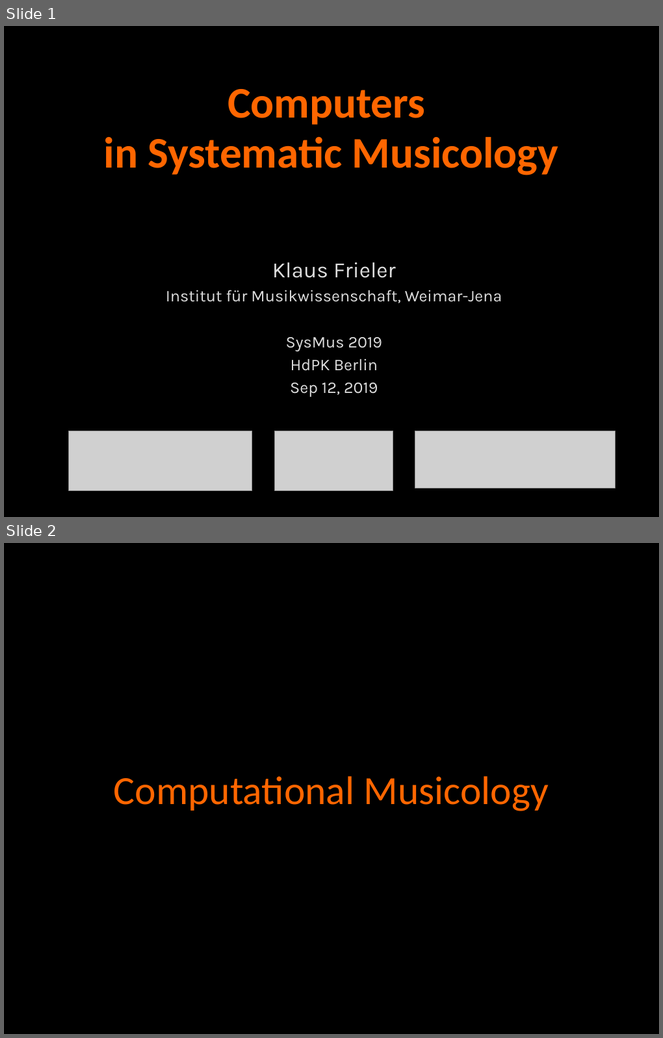
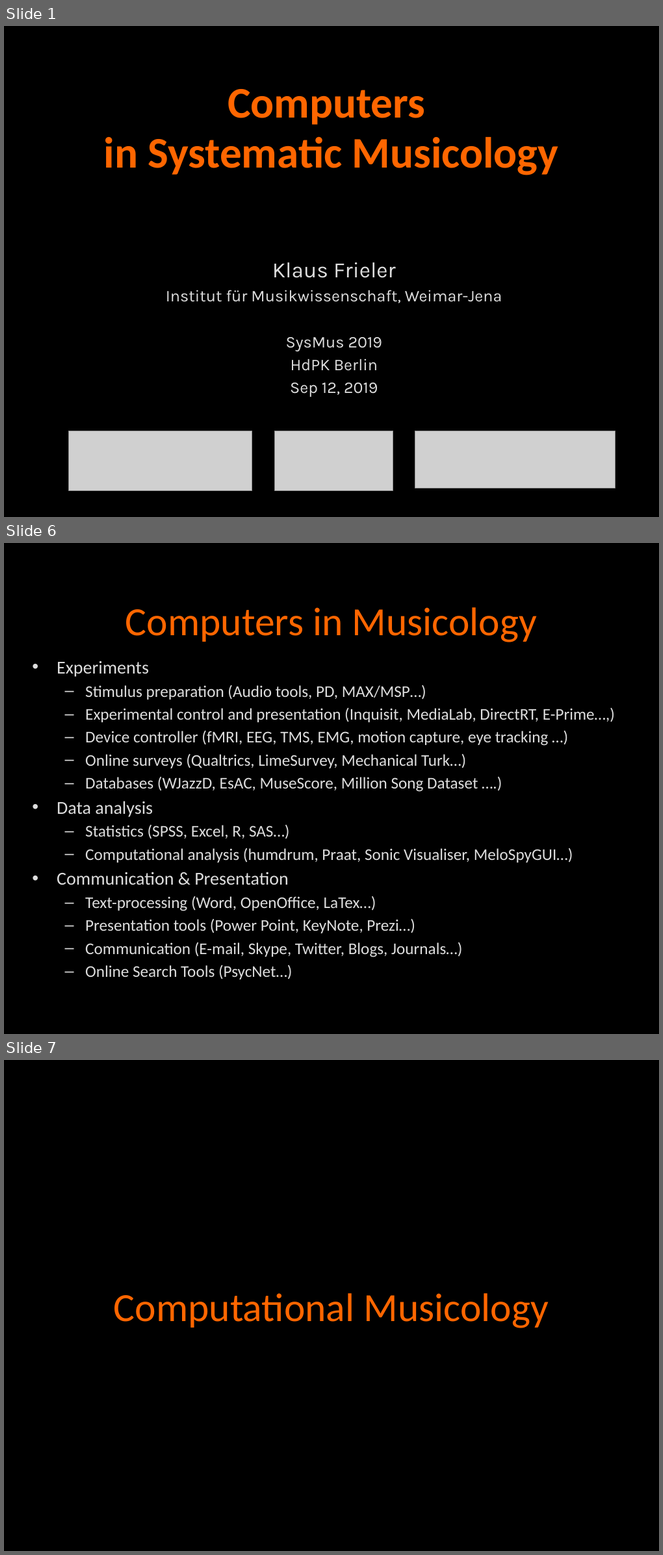
Before and after one commit to klausfrieler/digthatlick_lecture, a slide deck: frieler_ComSysMus_workshop.pptx. Shown one above the other, each under a label of ours: slides 1 and 2 before the commit, slides 1, 6 and 7 after it; the slides between them are not shown. The pictures are 663x1038 and 663x1555 pixels, drawn with LibreOffice and Linux fonts; fonts in the diff are those of the drawing; grey boxes stand for pictures. Boxes give left, top, right and bottom in pixels: in the first picture for what was removed or moved away, otherwise in the second. Text is boxed around its words. In the diff, an @@ line names an element or a change of style, - is before the commit and + after.

```diff
--- a/frieler_ComSysMus_workshop.pptx
+++ b/frieler_ComSysMus_workshop.pptx
@@ slide 6 added at (x1=4, y1=543, x2=659, y2=1034), background #000000; not listed: 2 template elements that a slide beside it also shows @@
@@ title added at (x1=53, y1=581, x2=610, y2=657), outline #000000 0.75 pt, 44 pt, text #FF6600 @@
+Computers in Musicology
@@ text added at (x1=25, y1=652, x2=635, y2=1006), outline #000000 0.75 pt, 18 pt, text #DDDDDD @@
+• Experiments
+  – Stimulus preparation (Audio tools, PD, MAX/MSP…)
+  – Experimental control and presentation (Inquisit, MediaLab, DirectRT, E-Prime…,)
+  – Device controller (fMRI, EEG, TMS, EMG, motion capture, eye tracking …)
+  – Online surveys (Qualtrics, LimeSurvey, Mechanical Turk…)
+  – Databases (WJazzD, EsAC, MuseScore, Million Song Dataset ….)
+• Data analysis
+  – Statistics (SPSS, Excel, R, SAS…)
+  – Computational analysis (humdrum, Praat, Sonic Visualiser, MeloSpyGUI…)
+• Communication & Presentation
+  – Text-processing (Word, OpenOffice, LaTex…)
+  – Presentation tools (Power Point, KeyNote, Prezi…)
+  – Communication (E-mail, Skype, Twitter, Blogs, Journals…)
+  – Online Search Tools (PsycNet…)
@@ what was slide 2 is now slide 7 @@
```
Also in this commit, not shown: 6 slides changed, 9 other slides added, 1 slide removed, 1 other file.
